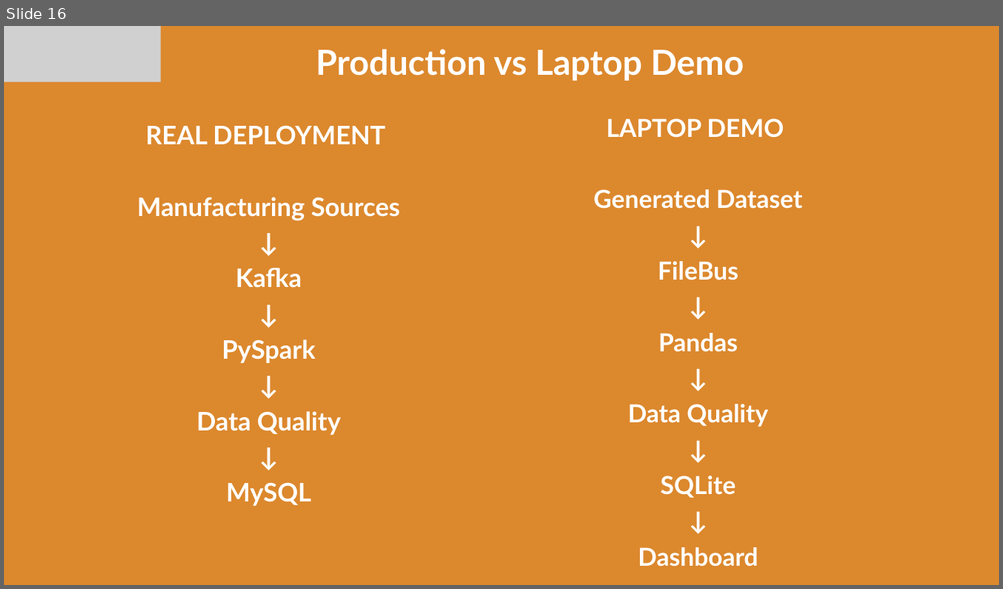
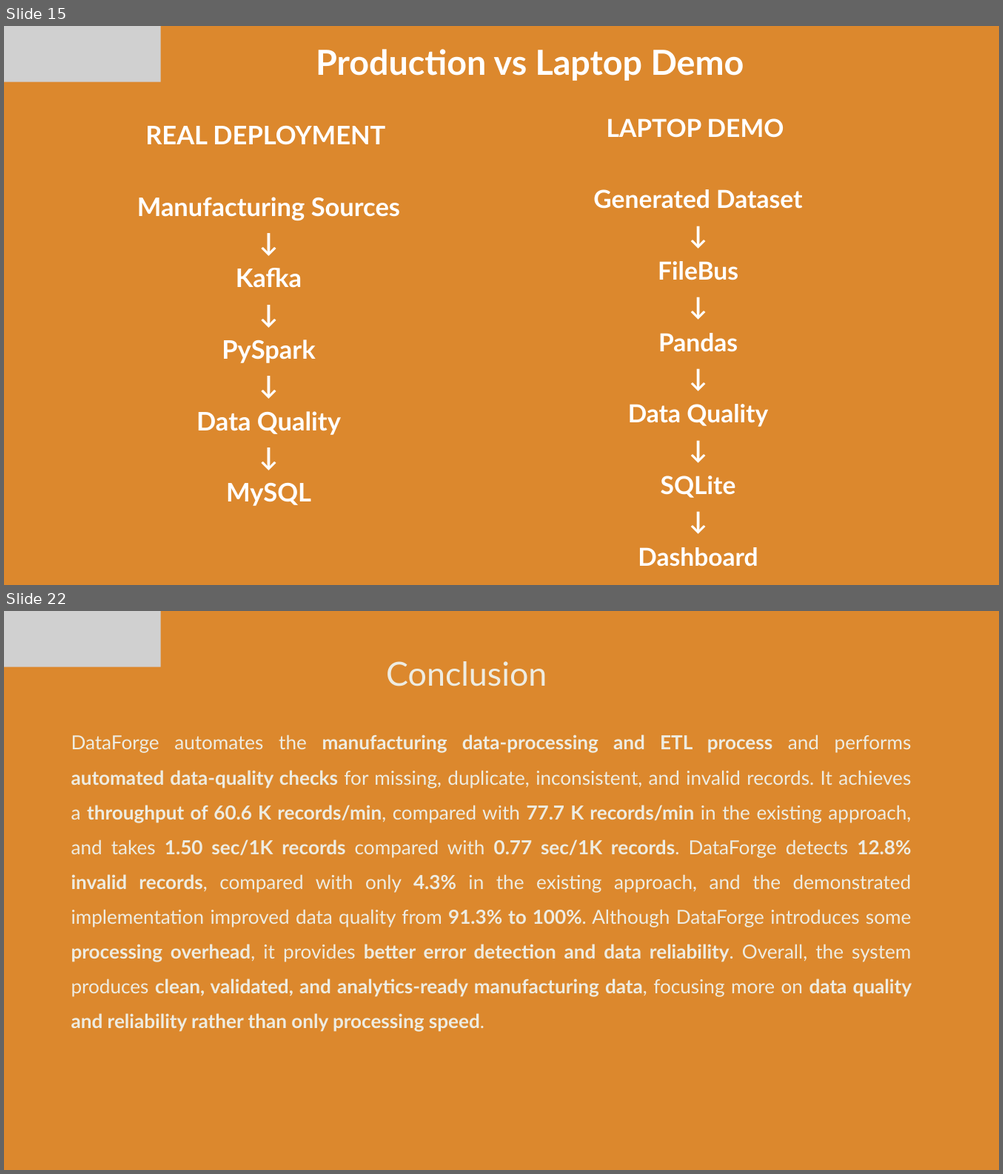
Before and after one commit to Ganta-khethana/-KLH-CSE-2026-2027-FDE11-DataForge, a slide deck: Project/FDE project.pptx. Shown one above the other, each under a label of ours: slide 16 before the commit, slides 15 and 22 after it; the slides between them are not shown. The pictures are 1003x589 and 1003x1174 pixels, drawn with LibreOffice and Linux fonts; fonts in the diff are those of the drawing; grey boxes stand for pictures. Boxes give left, top, right and bottom in pixels: in the first picture for what was removed or moved away, otherwise in the second. Text is boxed around its words. In the diff, an @@ line names an element or a change of style, - is before the commit and + after.

```diff
--- a/Project/FDE project.pptx
+++ b/Project/FDE project.pptx
@@ slide 22 added at (4,611,999,1170), background #DC882D @@
@@ picture added at (4,611,161,667) @@
@@ text added at (386,661,546,686), 48 pt, text #EEECE1 @@
+Conclusion
@@ text added at (71,735,911,1032), 28 pt, text #EEECE1 @@
+DataForge automates the manufacturing data-processing and ETL process and performs automated data-quality checks for missing, duplicate, inconsistent, and invalid records. It achieves a throughput of 60.6 K records/min, compared with 77.7 K records/min in the existing approach, and takes 1.50 sec/1K records compared with 0.77 sec/1K records. DataForge detects 12.8% invalid records, compared with only 4.3% in the existing approach, and the demonstrated implementation improved data quality from 91.3% to 100%. Although DataForge introduces some processing overhead, it provides better error detection and data reliability. Overall, the system produces clean, validated, and analytics-ready manufacturing data, focusing more on data quality and reliability rather than only processing speed.
@@ what was slide 16 is now slide 15 @@
```
Also in this commit, not shown: 4 slides changed, 5 other slides added, 3 slides removed.
